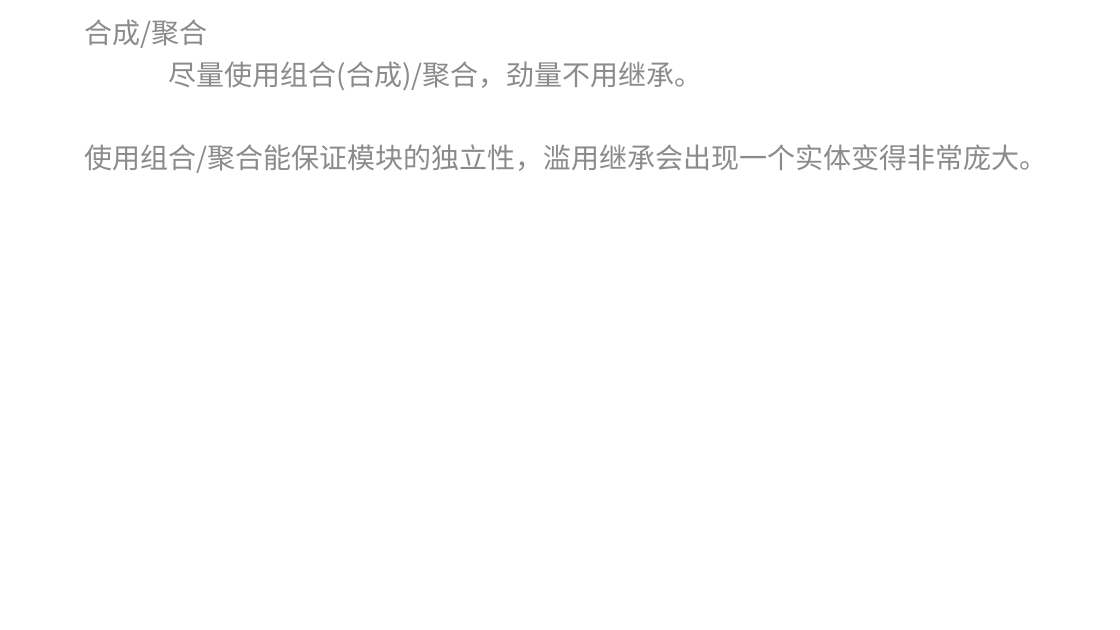
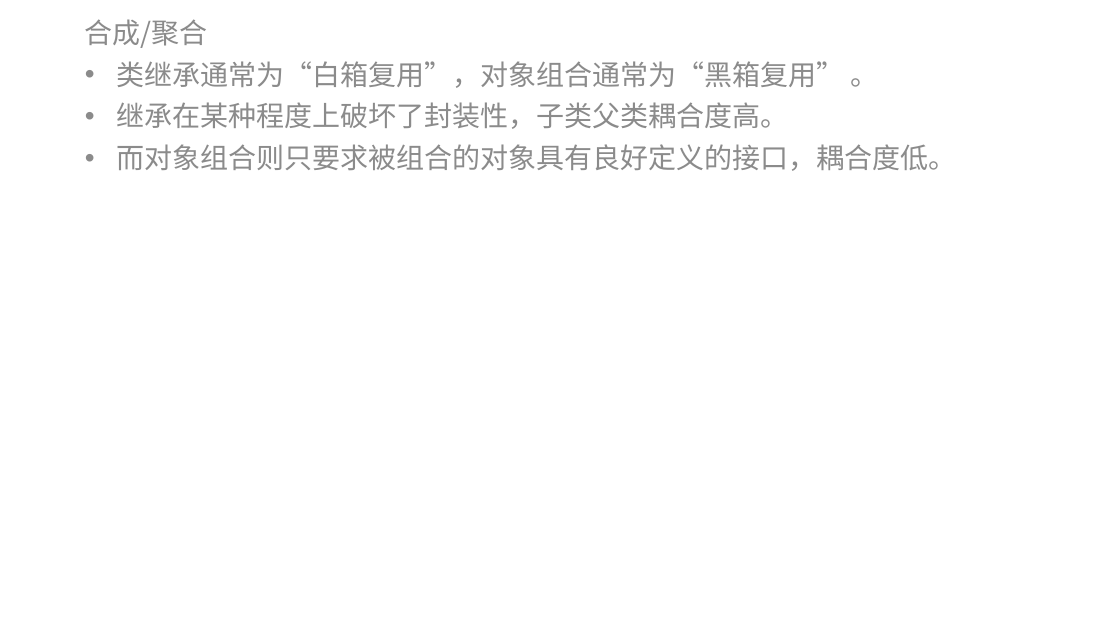
Before and after one commit to mshandle/GStar, a slide deck: slide 9 of Document/les2/les2.pptx (slide 7 before the commit). Drawn at 1120x630 pixels with LibreOffice and Linux fonts; fonts in the diff are those of the drawing. Boxes give left, top, right and bottom in pixels: in the first picture for what was removed or moved away, otherwise in the second. Text is boxed around its words. In the diff, an @@ line names an element or a change of style, - is before the commit and + after.

```diff
--- a/Document/les2/les2.pptx
+++ b/Document/les2/les2.pptx
@@ text at (116, 61, 956, 171): text changed @@
-尽量使用组合(合成)/聚合，劲量不用继承。
-使用组合/聚合能保证模块的独立性，滥用继承会出现一个实体变得非常庞大。
+• 类继承通常为“白箱复用”，对象组合通常为“黑箱复用” 。
+• 继承在某种程度上破坏了封装性，子类父类耦合度高。
+• 而对象组合则只要求被组合的对象具有良好定义的接口，耦合度低。
```
Also in this commit, not shown: 3 other slides changed, 5 slides added, 3 slides removed, 9 other files.
